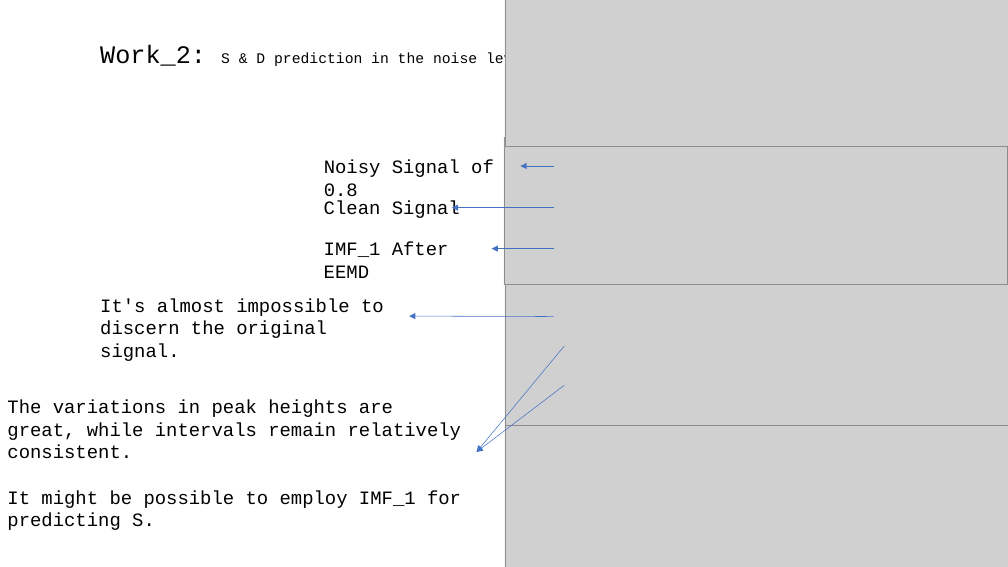
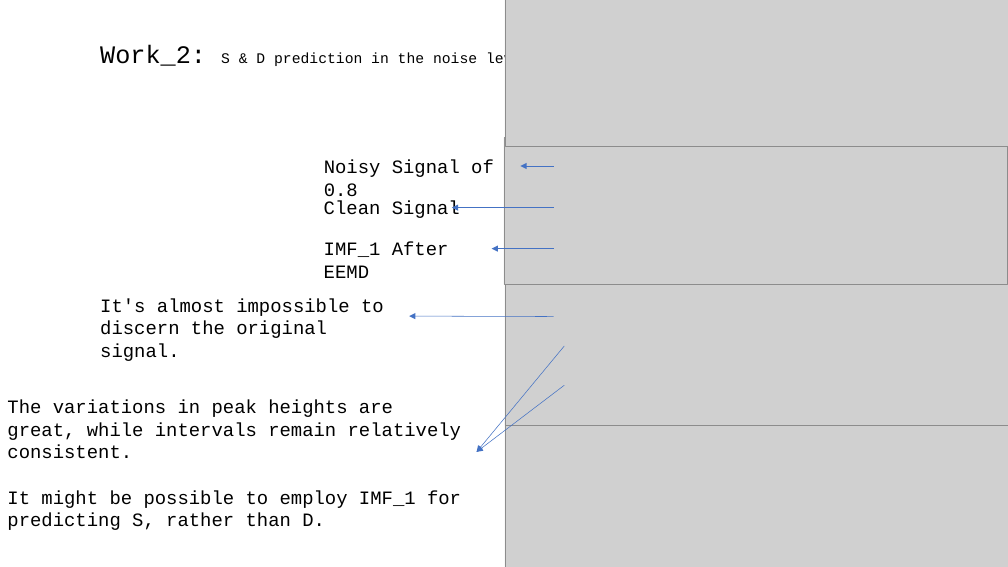
Before and after one commit to A-Big-Tortoise/Presentation, a slide deck: slide 10 of Presentation_821_JiayuChen.pptx. Drawn at 1008x567 pixels with LibreOffice and Linux fonts; fonts in the diff are those of the drawing; grey boxes stand for pictures. Boxes give left, top, right and bottom in pixels: in the first picture for what was removed or moved away, otherwise in the second. Text is boxed around its words. In the diff, an @@ line names an element or a change of style, - is before the commit and + after.

```diff
--- a/Presentation_821_JiayuChen.pptx
+++ b/Presentation_821_JiayuChen.pptx
@@ text at (x1=7, y1=490, x2=461, y2=530): text changed @@
-It might be possible to employ IMF_1 for predicting S.
+It might be possible to employ IMF_1 for predicting S, rather than D.
```
Also in this commit, not shown: 3 other slides changed.
